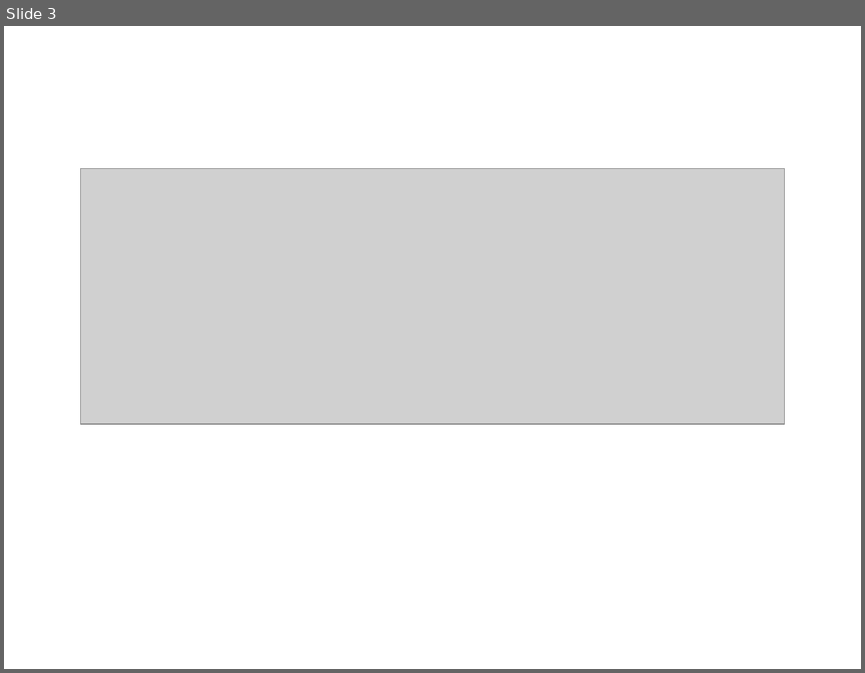
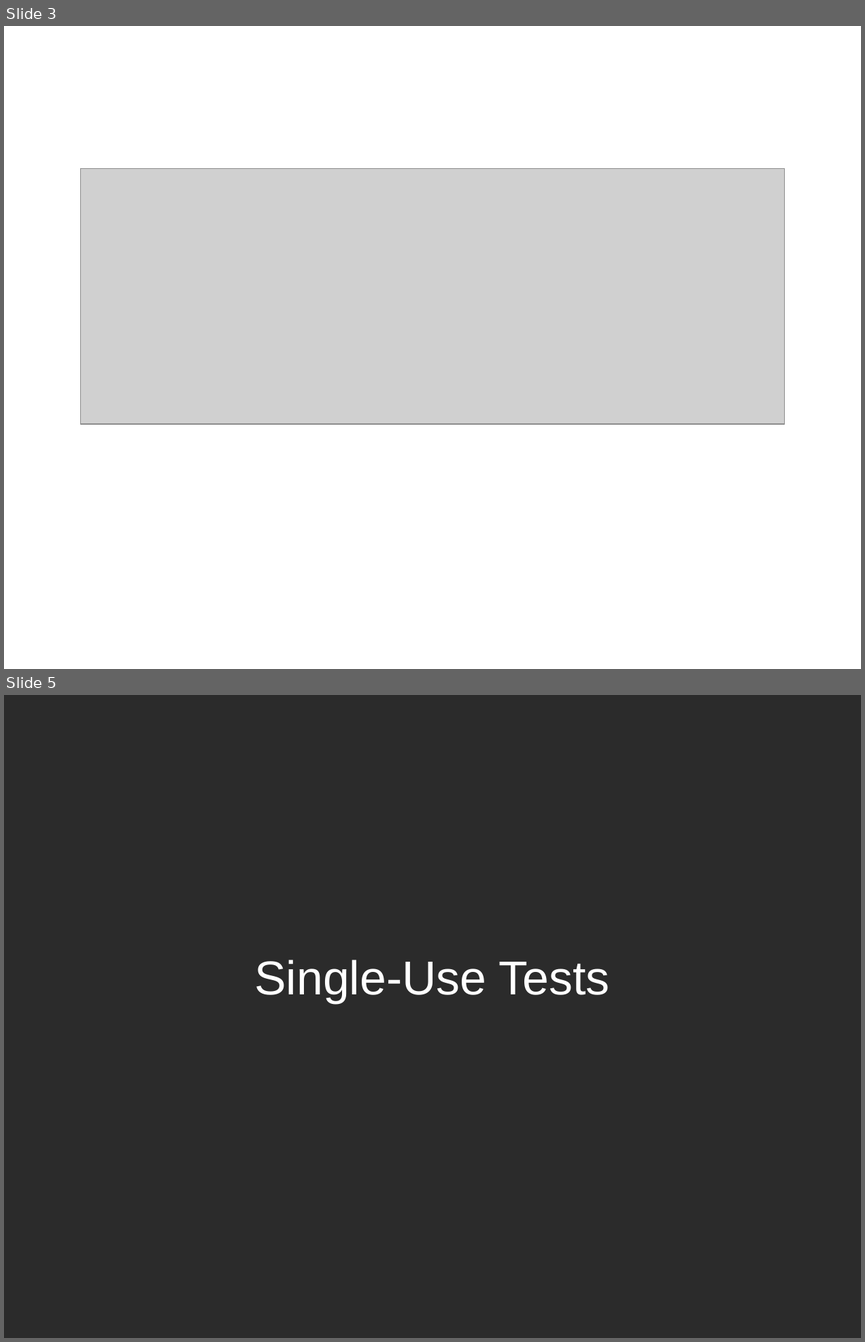
Before and after one commit to joshmgrant/blog-entries, a slide deck: smartbear/presentation.odp. Shown one above the other, each under a label of ours: slide 3 before the commit, slides 3 and 5 after it; the slides between them are not shown. The pictures are 865x673 and 865x1342 pixels, drawn with LibreOffice and Linux fonts; fonts in the diff are those of the drawing; grey boxes stand for pictures; background and template pictures are left out; a plain dark background stands for a picture behind light text. Boxes give left, top, right and bottom in pixels: in the first picture for what was removed or moved away, otherwise in the second. Text is boxed around its words. In the diff, an @@ line names an element or a change of style, - is before the commit and + after.

```diff
--- a/smartbear/presentation.odp
+++ b/smartbear/presentation.odp
@@ slide 5 added at [4,695,861,1338], background picture (left out) @@
@@ subtitle added at [254,960,610,1003], 44 pt, text #FFFFFF @@
+Single-Use Tests
```
Also in this commit, not shown: 1 slide changed, 18 other slides added, 4 other files.
